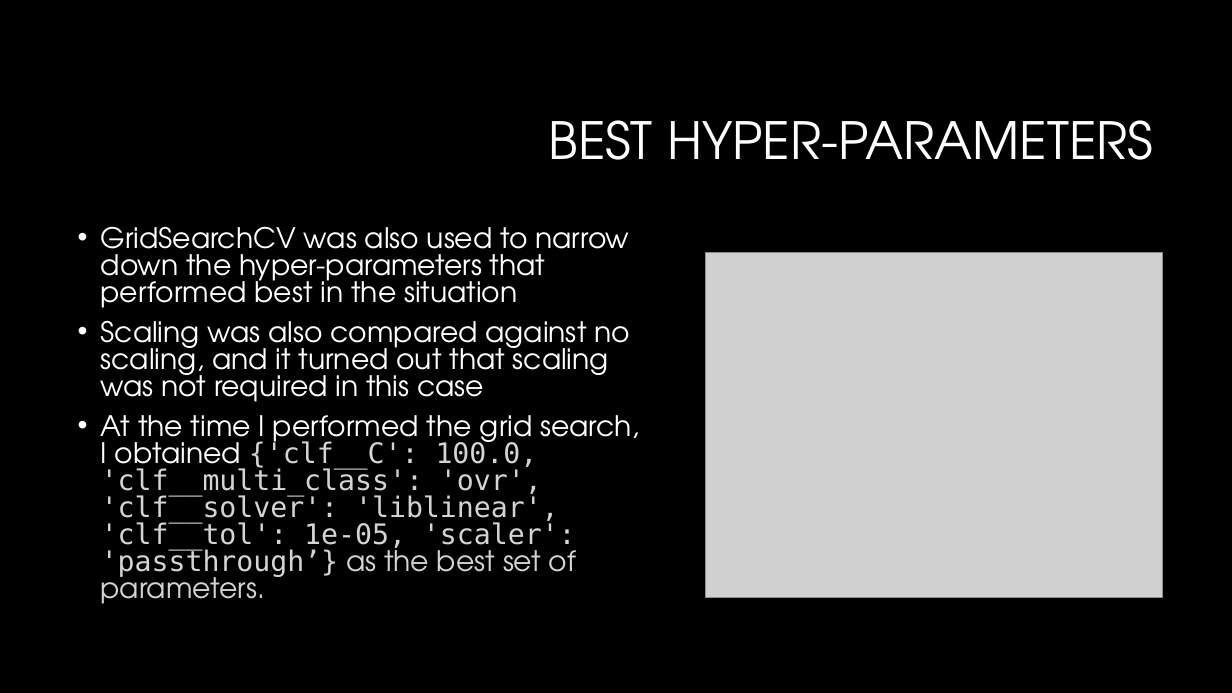
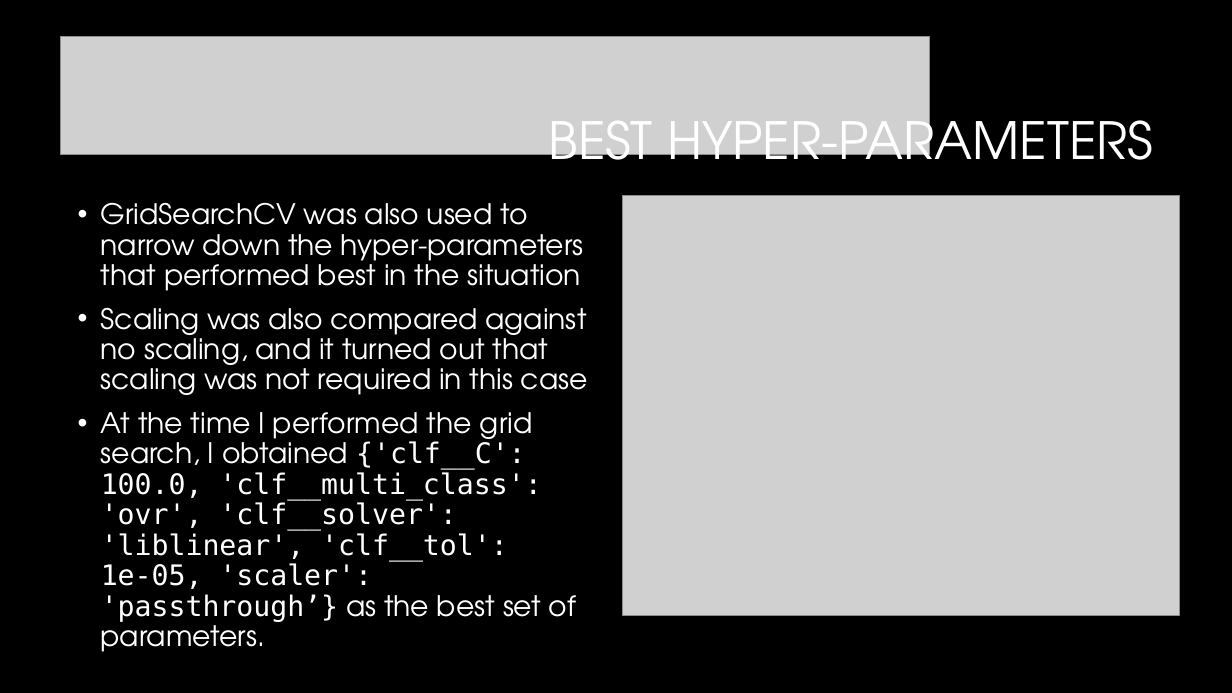
Before and after one commit to ethanolx/Mushrooms-Housing-py, a slide deck: slide 8 of doc/classification-highlights.pptx (slide 9 before the commit). Drawn at 1232x693 pixels with LibreOffice and Linux fonts; fonts in the diff are those of the drawing; grey boxes stand for pictures; background and template pictures are left out. Boxes give left, top, right and bottom in pixels: in the first picture for what was removed or moved away, otherwise in the second. Text is boxed around its words. In the diff, an @@ line names an element or a change of style, - is before the commit and + after.

```diff
--- a/doc/classification-highlights.pptx
+++ b/doc/classification-highlights.pptx
@@ picture added at (60,36,930,154) @@
@@ text "GridSearchCV was also used to ...": place and size @@
-text "GridSearchCV was also used to ..." at (101,226,639,604)
+text "GridSearchCV was also used to ..." at (101,202,588,652)
@@ text "GridSearchCV was also used to ..." at (101,202,588,652): text colour #D4D4D4 to #FFFFFF in "{'clf__C': 100.0, 'clf__multi_class': 'ovr', 'clf__solver':  ..."; line spacing 0.8 to 0.9 @@
@@ picture: place and size @@
-picture at (706,253,1163,598)
+picture at (622,196,1179,616)
```
Also in this commit, not shown: 6 other slides changed, 1 slide removed, 6 other files.
